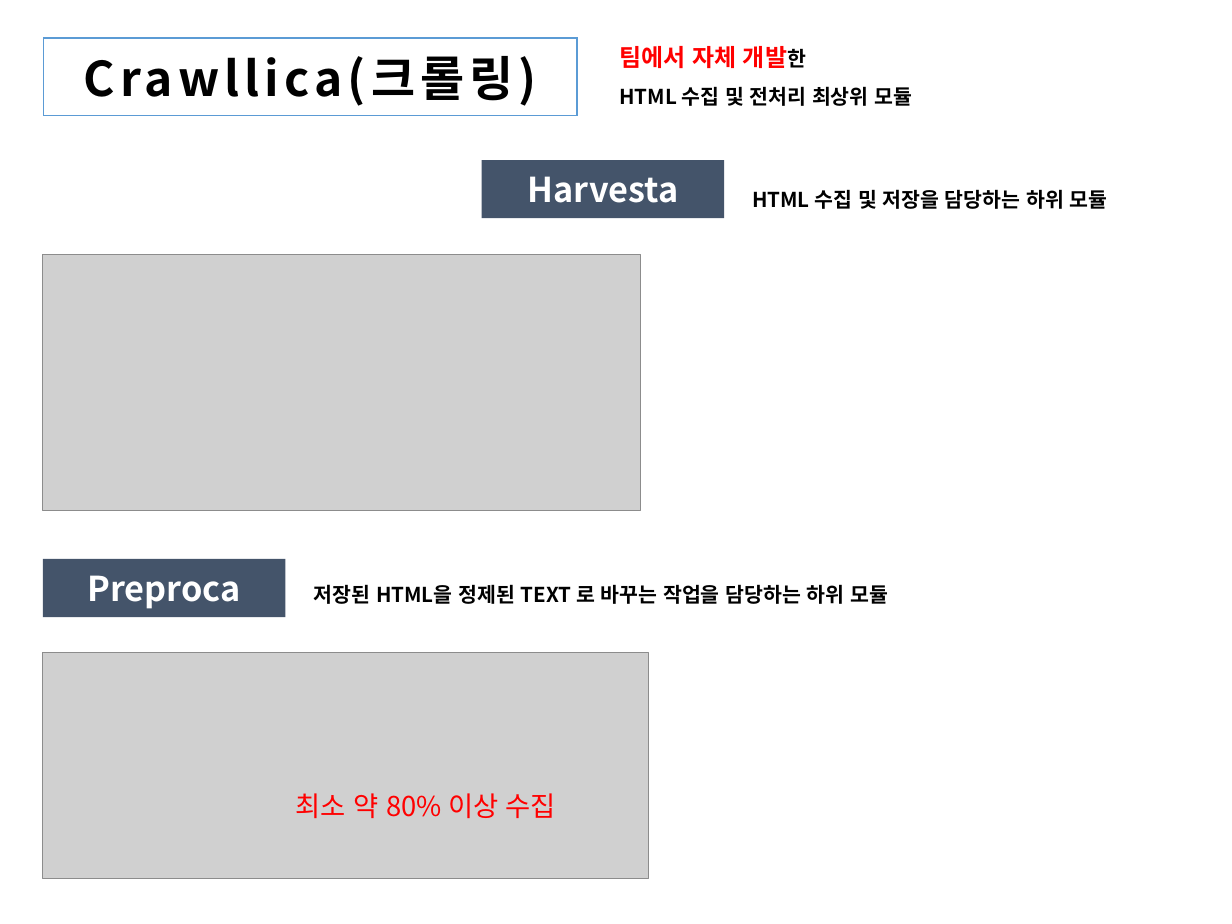
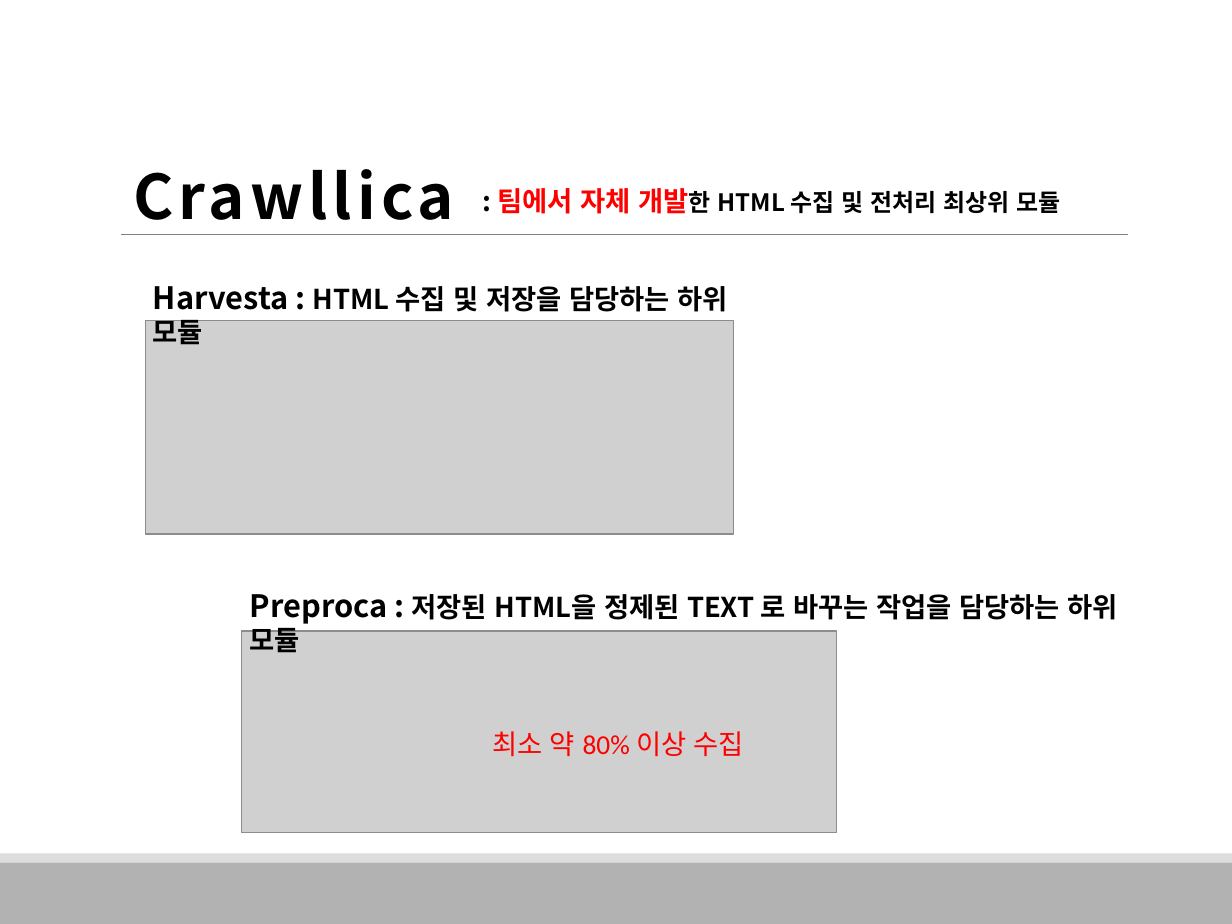
Before and after one commit to HaYongdae/issuewhatshow, a slide deck: slide 11 of doc/최종 PPT.pptx (slide 17 before the commit). Drawn at 1232x924 pixels with LibreOffice and Linux fonts; fonts in the diff are those of the drawing; grey boxes stand for pictures. Boxes give left, top, right and bottom in pixels: in the first picture for what was removed or moved away, otherwise in the second. Text is boxed around its words. In the diff, an @@ line names an element or a change of style, - is before the commit and + after.

```diff
--- a/doc/최종 PPT.pptx
+++ b/doc/최종 PPT.pptx
@@ text "Crawllica": place and size @@
-text "Crawllica" at [43,38,577,116]
+text "Crawllica" at [133,169,454,235]
@@ text "Crawllica" at [133,169,454,235]: outline #5B9BD5 1 pt to none @@
@@ text at [133,169,454,235]: text changed; size 28 to 36 pt @@
-Crawllica(크롤링)
+Crawllica
@@ rectangle removed at [482,160,724,218] @@
-Harvesta
@@ text at [498,188,1060,214]: text changed; size 12 to 14 pt @@
-팀에서 자체 개발한
-HTML 수집 및 전처리 최상위 모듈
+: 팀에서 자체 개발한 HTML 수집 및 전처리 최상위 모듈
@@ line added from (121, 234) to (1127, 234), #808080 0.5 pt @@
@@ text at [153,286,727,345]: text changed; size 12 to 16 pt @@
-HTML 수집 및 저장을 담당하는 하위 모듈
+Harvesta : HTML 수집 및 저장을 담당하는 하위 모듈
@@ picture: place and size @@
-picture at [43,255,641,511]
+picture at [145,320,733,533]
@@ rectangle removed at [43,559,286,617] @@
-Preproca
@@ text at [250,594,1118,653]: text changed; size 12 to 16 pt @@
-저장된 HTML을 정제된 TEXT 로 바꾸는 작업을 담당하는 하위 모듈
+Preproca : 저장된 HTML을 정제된 TEXT 로 바꾸는 작업을 담당하는 하위 모듈
@@ picture: place and size @@
-picture at [43,653,649,878]
+picture at [241,631,837,832]
@@ text "최소 약 80% 이상 수집": place and size @@
-text "최소 약 80% 이상 수집" at [296,793,556,818]
+text "최소 약 80% 이상 수집" at [492,731,744,756]
@@ text "최소 약 80% 이상 수집" at [492,731,744,756]: font Noto Sans CJK KR to Calibri @@
@@ rectangle added at [0,862,1232,924], fill #B2B2B2 @@
@@ rectangle added at [0,854,1232,862], fill #DDDDDD @@
```
Also in this commit, not shown: 31 other slides changed, 5 slides added, 4 slides removed.
